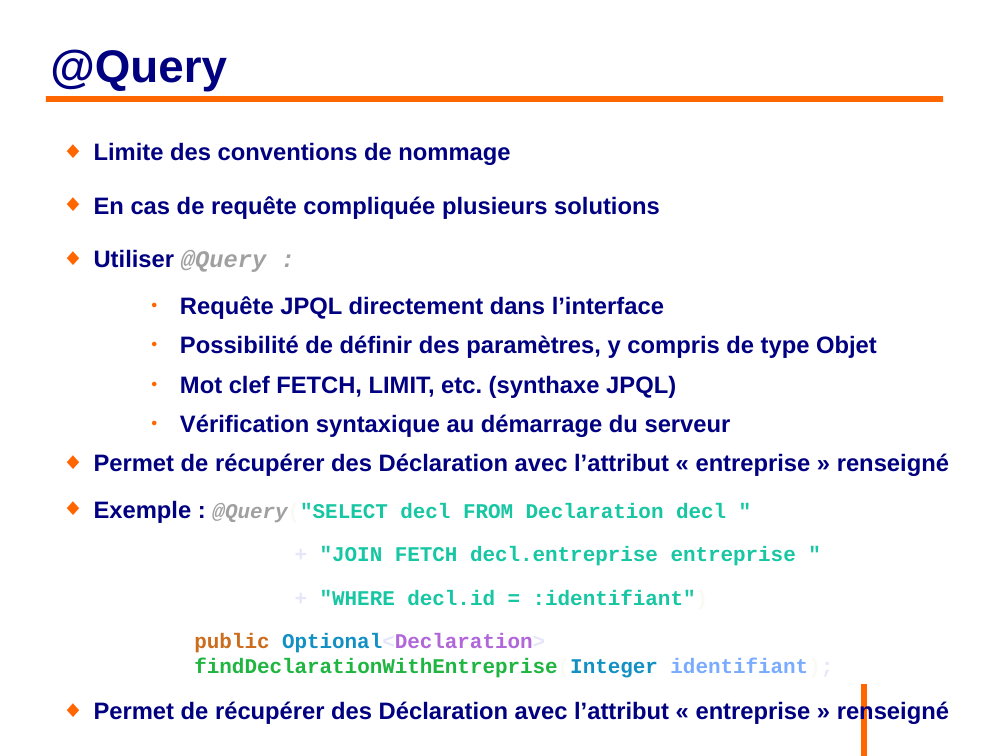
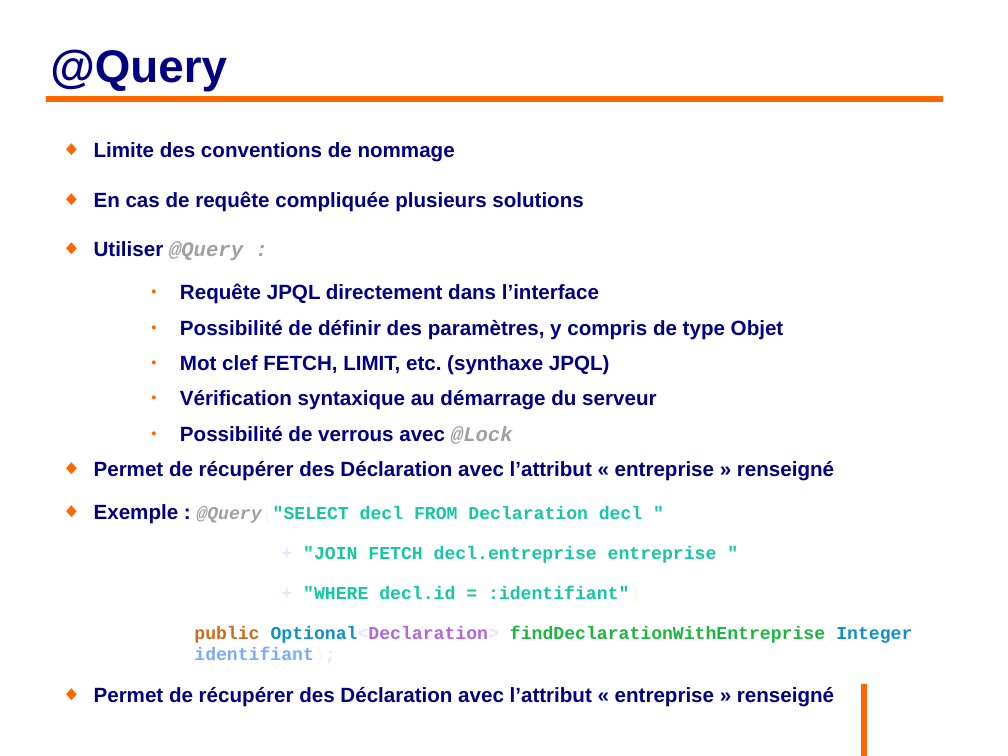
Before and after one commit to philphils/formation-hibernate-avancee, a slide deck: slide 32 of Documentation/diapo_formation_hibernate_avancee.odp. Drawn at 1008x756 pixels with LibreOffice and Linux fonts; fonts in the diff are those of the drawing; background and template pictures are left out. Boxes give left, top, right and bottom in pixels: in the first picture for what was removed or moved away, otherwise in the second. Text is boxed around its words. In the diff, an @@ line names an element or a change of style, - is before the commit and + after.

Commit message:
diapo @Query

```diff
--- a/Documentation/diapo_formation_hibernate_avancee.odp
+++ b/Documentation/diapo_formation_hibernate_avancee.odp
@@ text at (94,142,913,707): size 18.7 to 16.1 pt in "Limite des conventions de nommage", "En cas de requête compliquée plusieurs solutions", "Utiliser @Query :", "Requête JPQL directement dans l’interface" and 6 more places; size 16.5 to 14.2 pt in "@Query("SELECT decl FROM Declaration decl "", "+ "JOIN FETCH decl.entreprise entreprise "", "+ "WHERE decl.id = :identifiant")", "public Optional<Declaration> findDeclarationWithEntreprise(I ..." @@
@@ text at (180,426,513,444): paragraph added @@
+    ● Possibilité de verrous avec @Lock
```
